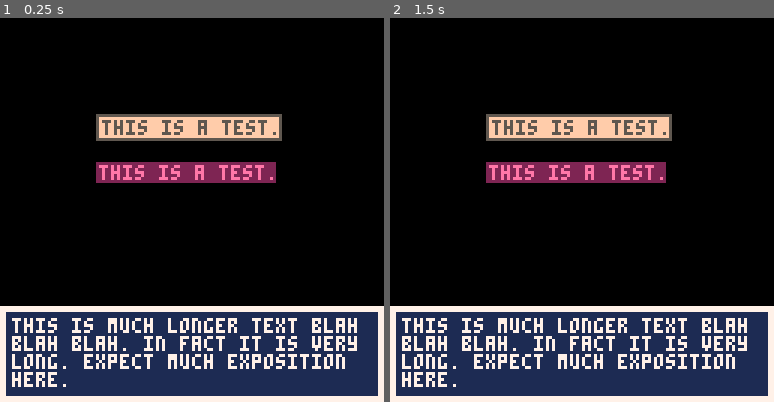
Above: before the commit, frames 1-2 (left to right).
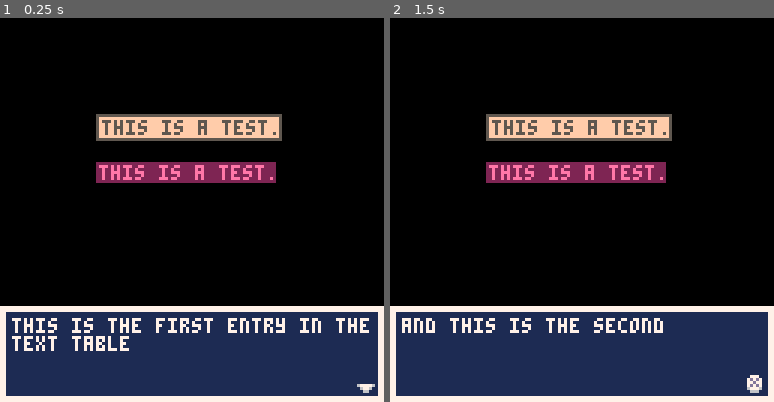
Above: after the commit, the same moments.

Repository: ArchaicJohn/Pico-8
Game: PICO-8 cartridge text.p8
Same seed, same stepped clock (60 frames per second), same inputs: the game is played once before the commit and once after it.
Inputs:
- Up to frame 1 (0.25 s): no input
- Up to frame 2 (1.5 s): tap X (X key) at 0.33, 1.07 s

The runs differ from the first frame. In frame 1, 3.7% of the frame differs, in the area x 3-98%, y 78-98%; in frame 2, 4.5%, in the area x 3-97%, y 78-98%.

Commit message:
Text.p8 support for tables of text that can be advanced through

Diff:
--- a/text.p8
+++ b/text.p8
@@ -1,8 +1,18 @@
 pico-8 cartridge // http://www.pico-8.com
-version 42
+version 43
 __lua__
 text="this is a test."
 text1="this is much longer text blah blah blah. in fact it is very long. expect much exposition here."
+
+texttable={
+	"this is the first entry in the text table",
+	"and this is the second"
+}
+texttableidx=1
+
+activetext=texttable
+
+textbutton=1
 
 windowstyles={}
 windows={}
@@ -27,7 +37,14 @@
 end
 
 function _update()
-
+	if type(activetext) == "table" then
+		if btnp(❎) then
+			texttableidx+=1
+			if texttableidx>#texttable then
+				texttableidx=#texttable
+			end
+		end
+	end
 end
 
 function _draw()
@@ -43,7 +60,18 @@
 	]]
 
 	drawwindow(windows[1],windowstyles.box)
-	drawtext(text1,windows[1],windowstyles.box)
+	if type(activetext) == "table" then
+		drawtext(activetext[texttableidx],windows[1],windowstyles.box)
+		if texttableidx<#texttable then
+			--drawtextbutton(windows[1],windowstyles.box)
+			textbutton=1
+		else
+			textbutton=2
+		end
+	else
+		drawtext(activetext,windows[1],windowstyles.box)
+	end
+	drawtextbutton(windows[1],windowstyles.box)
 
 	drawwindow(windows[2],windowstyles.bubble)
 	drawtext(text,windows[2],windowstyles.bubble)
@@ -88,25 +116,31 @@
 	]]
 end
 
+function drawtextbutton(w,st)
+	spr(textbutton,w.x1-st.bordx-st.padx-5,w.y1-st.bordy-st.pady-6)
+end
+
 function addwindow(wx,wy,ww,wh)
 	w={
 		x=wx,
 		y=wy,
-		w=wx+ww,
-		h=wy+wh
+		x1=wx+ww,
+		y1=wy+wh,
+		w=ww,
+		h=wh
 	}
 	return w
 end
 
 function drawwindow(w,st)
 	--draw border
-	rectfill(w.x,w.y,w.w,w.h,st.bordcol)
+	rectfill(w.x,w.y,w.x1,w.y1,st.bordcol)
 	--draw window
-	rectfill(w.x+st.bordx,w.y+st.bordy,w.w-st.bordx,w.h-st.bordy,st.bgcol)
+	rectfill(w.x+st.bordx,w.y+st.bordy,w.x1-st.bordx,w.y1-st.bordy,st.bgcol)
 end
 
 function drawtext(t,w,st)
-	local parsed=wraptext(t,w.w/4)
+	local parsed=wraptext(t,w.x1/4)
 	for i=1,#parsed do
 		print(parsed[i],w.x+st.bordx+st.padx,w.y+st.bordy+st.pady+i*6-6,st.textcol)
 	end
@@ -129,7 +163,7 @@
 function wordcounts(str)
 	local ret={}
 	local idx=1
-	-- gmatch does exist in pico8 but split does; you can iterate over that result
+	-- gmatch doesnt exist in pico8 but split does; you can iterate over that result
 	--for word in string.gmatch(str, "%w+") do
 	for word in all(split(str," ")) do
 		ret[idx]=#word
@@ -166,7 +200,11 @@
 __gfx__
 00000000000000000000000000000000000000000000000000000000000000000000000000000000000000000000000000000000000000000000000000000000
 00000000000000000000000000000000000000000000000000000000000000000000000000000000000000000000000000000000000000000000000000000000
-00700700000000000000000000000000000000000000000000000000000000000000000000000000000000000000000000000000000000000000000000000000
-00077000000000000000000000000000000000000000000000000000000000000000000000000000000000000000000000000000000000000000000000000000
-00077000000000000000000000000000000000000000000000000000000000000000000000000000000000000000000000000000000000000000000000000000
-00700700000000000000000000000000000000000000000000000000000000000000000000000000000000000000000000000000000000000000000000000000
+00700700000000000077700000000000000000000000000000000000000000000000000000000000000000000000000000000000000000000000000000000000
+000770000000000007d7d70000000000000000000000000000000000000000000000000000000000000000000000000000000000000000000000000000000000
+0007700000000000077d770000000000000000000000000000000000000000000000000000000000000000000000000000000000000000000000000000000000
+007007000677776007d7d70000000000000000000000000000000000000000000000000000000000000000000000000000000000000000000000000000000000
+00000000006776000677760000000000000000000000000000000000000000000000000000000000000000000000000000000000000000000000000000000000
+00000000000660000066600000000000000000000000000000000000000000000000000000000000000000000000000000000000000000000000000000000000
+
+
Not shown, changed: the sound effects (__sfx__) section of text.p8
